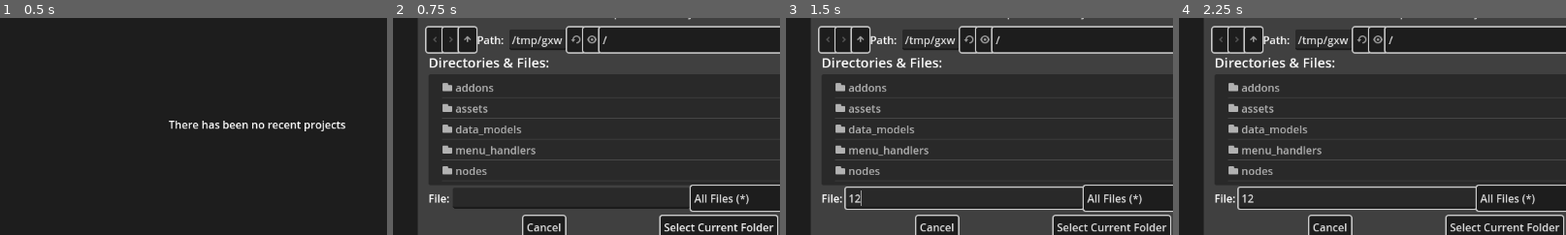
Above: before the commit, frames 1-4 (left to right).
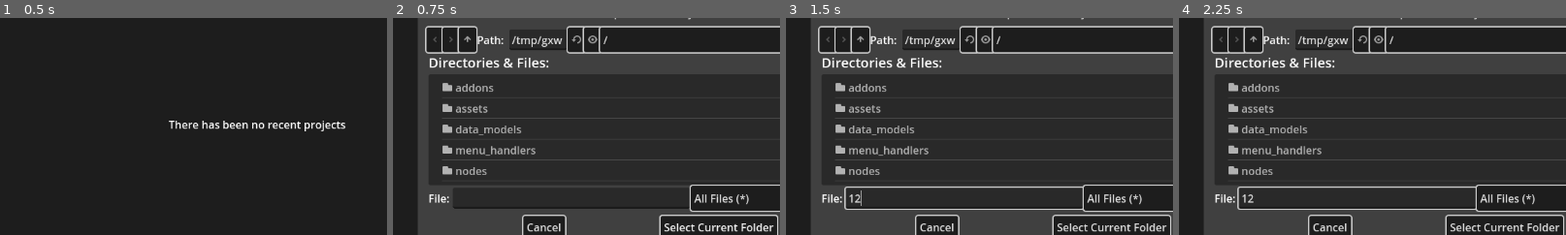
Above: after the commit, the same moments.

Repository: Ji-Xpress/ji-xpress
Game: Godot game, scene res://launcher.tscn
The game is run twice, just before and just after one commit, with the same random seed, the same clock (stepped at 60 frames per second) and the same inputs.
Inputs (mouse positions are % of the whole screen's width and height, from its top left):
- Up to frame 1 (0.5 s): no input
- Up to frame 2 (0.75 s): click "Create New Project" at 0.5 s
- Up to frame 3 (1.5 s): click (40, 65) at 1.27 s; type "12" at 1.35 s
- Up to frame 4 (2.25 s): click "Create New Project" at 2 s
The pictures show only the part of the screen within x 17-67%, y 24-73%; the shares and areas given below are measured in that part.

Frame 1 is identical in both runs. In frame 2, 0.3% of the frame differs, in the area x 44-56%, y 3-17%; in frame 3, 0.3%; in frame 4, 0.3%.

Commit message:
Better handling of launcher list doubleclick

Diff:
--- a/launcher.gd
+++ b/launcher.gd
@@ -13,6 +13,9 @@
 var file_dialog_result: FileDialogResult = FileDialogResult.None
 var current_selected_dir_name: String = ""
 var current_selected_dir_path: String = ""
+
+# Tracks list item clicked
+var list_click_index: int = -1
 
 # Keeps track of all files
 var all_current_files: Dictionary = {}
@@ -96,11 +99,13 @@
 # Item on the project List has been clicked
 func _on_project_list_item_clicked(index, at_position, mouse_button_index):
 	if not activity_list_double_click_timer.is_stopped():
-		var path: String = activity_list.get_item_text(index)
+		if index == list_click_index:
+			var path: String = activity_list.get_item_text(index)
 
-		if ProjectManager.open_project(path):
-			get_tree().change_scene_to_file("res://main_ui.tscn")
+			if ProjectManager.open_project(path):
+				get_tree().change_scene_to_file("res://main_ui.tscn")
 	else:
+		list_click_index = index
 		activity_list_double_click_timer.start()
 
 
@@ -159,3 +164,8 @@
 func _on_dialogs_file_open_cancelled():
 	file_dialog_result = FileDialogResult.Cancelled
 	emit_signal("file_dialog_result_triggered")
+
+
+# Reset the click index
+func _on_activity_list_double_click_timer_timeout():
+	list_click_index = -1
--- a/launcher.tscn
+++ b/launcher.tscn
@@ -105,5 +105,6 @@
 [connection signal="dir_opened" from="Dialogs" to="." method="_on_dialogs_dir_opened"]
 [connection signal="file_open_cancelled" from="Dialogs" to="." method="_on_dialogs_file_open_cancelled"]
 [connection signal="item_clicked" from="PanelContainer/MarginContainer/VBoxContainer/ActivityList/ActivityList" to="." method="_on_project_list_item_clicked"]
+[connection signal="timeout" from="PanelContainer/MarginContainer/VBoxContainer/ActivityList/ActivityListDoubleClickTimer" to="." method="_on_activity_list_double_click_timer_timeout"]
 [connection signal="pressed" from="PanelContainer/MarginContainer/VBoxContainer/MarginContainer/HBoxContainer/OpenExternalProject" to="." method="_on_open_external_project_pressed"]
 [connection signal="pressed" from="PanelContainer/MarginContainer/VBoxContainer/MarginContainer/HBoxContainer/CreateNewProject" to="." method="_on_create_new_project_pressed"]
